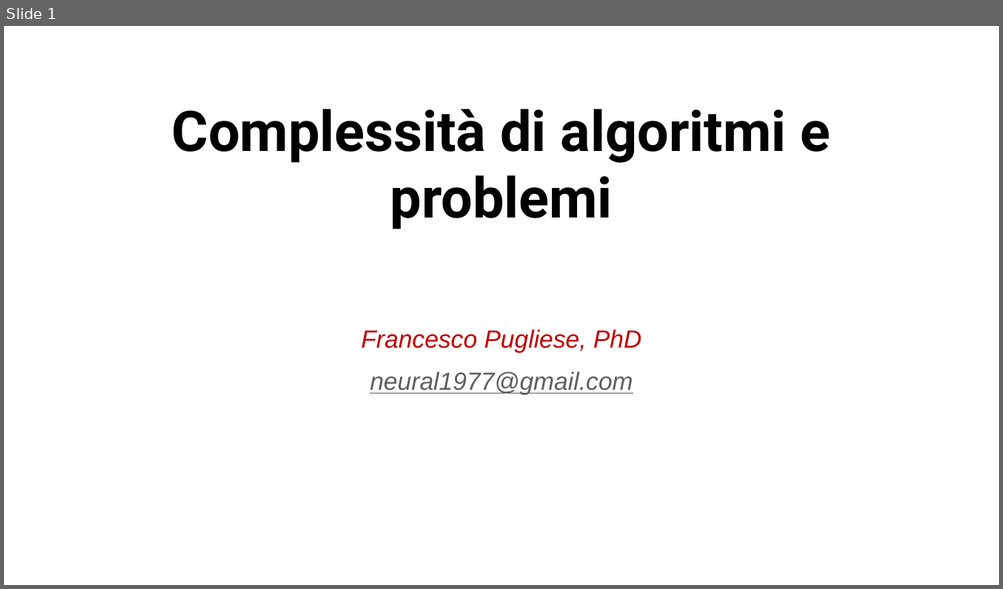
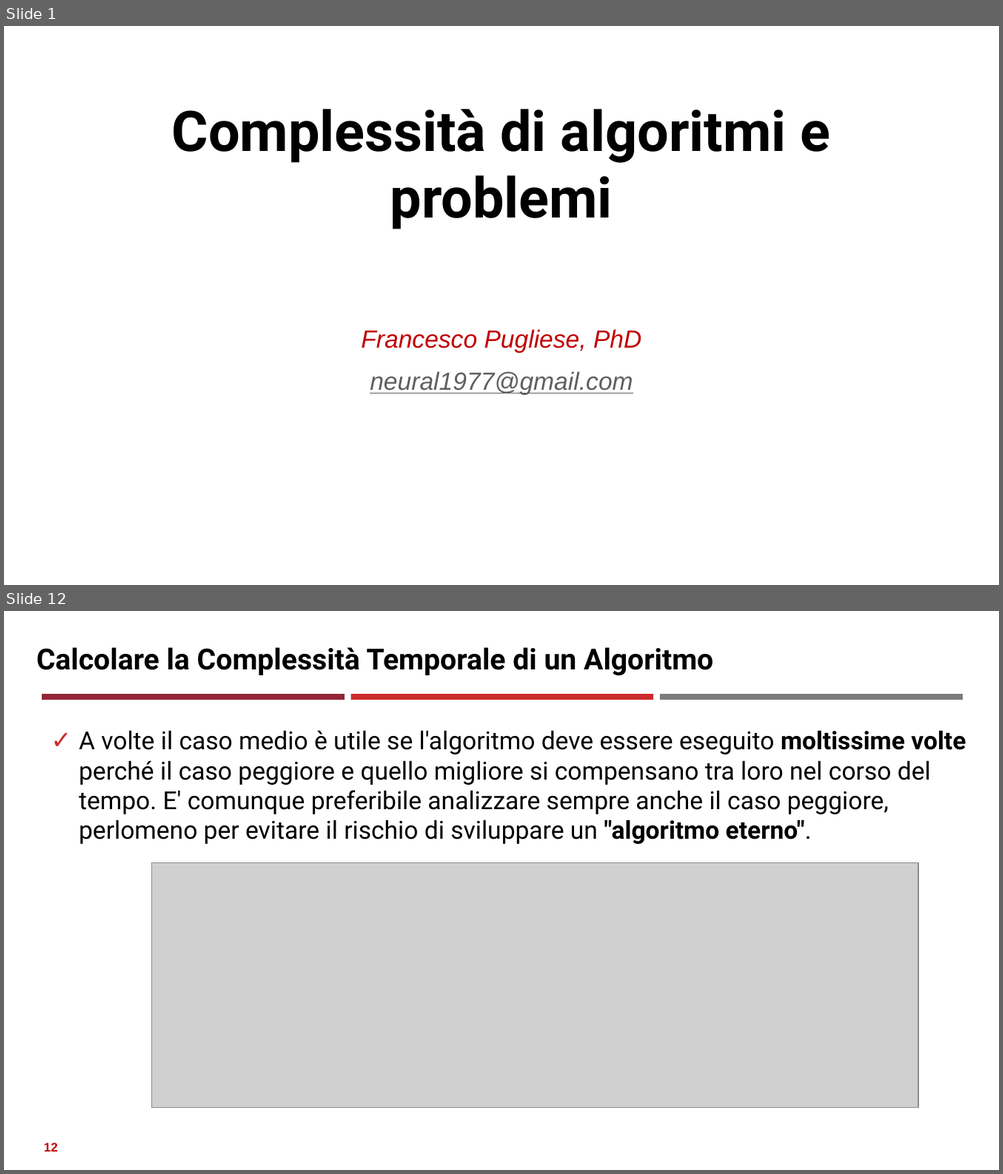
Before and after one commit to neural1977/data_science_interview_material, a slide deck: Assicurazioni/Complessità di algoritmi e problemi.pptx. Shown one above the other, each under a label of ours: slide 1 before the commit, slides 1 and 12 after it; the slides between them are not shown. The pictures are 1003x589 and 1003x1174 pixels, drawn with LibreOffice and Linux fonts; fonts in the diff are those of the drawing; grey boxes stand for pictures. Boxes give left, top, right and bottom in pixels: in the first picture for what was removed or moved away, otherwise in the second. Text is boxed around its words. In the diff, an @@ line names an element or a change of style, - is before the commit and + after.

```diff
--- a/Assicurazioni/Complessità di algoritmi e problemi.pptx
+++ b/Assicurazioni/Complessità di algoritmi e problemi.pptx
@@ slide 12 added at (4, 611, 999, 1170), background #FFFFFF @@
@@ title added at (37, 647, 713, 675), 28 pt, text #000000, bold @@
+Calcolare la Complessità Temporale di un Algoritmo
@@ rectangle added at (42, 694, 345, 700), fill #942639 @@
@@ rectangle added at (351, 694, 653, 700), fill #CC2A2A @@
@@ rectangle added at (660, 694, 963, 700), fill #7B7C7E @@
@@ text added at (79, 730, 965, 844), 24 pt, text #000000 @@
+✓ A volte il caso medio è utile se l'algoritmo deve essere eseguito moltissime volte perché il caso peggiore e quello migliore si compensano tra loro nel corso del tempo. E' comunque preferibile analizzare sempre anche il caso peggiore, perlomeno per evitare il rischio di sviluppare un "algoritmo eterno".
@@ picture added at (152, 863, 918, 1109) @@
@@ page number added at (44, 1143, 58, 1152), 12 pt, text #C00000, bold @@
+12
```
Also in this commit, not shown: 5 slides changed, 12 other slides added, 1 other file.
